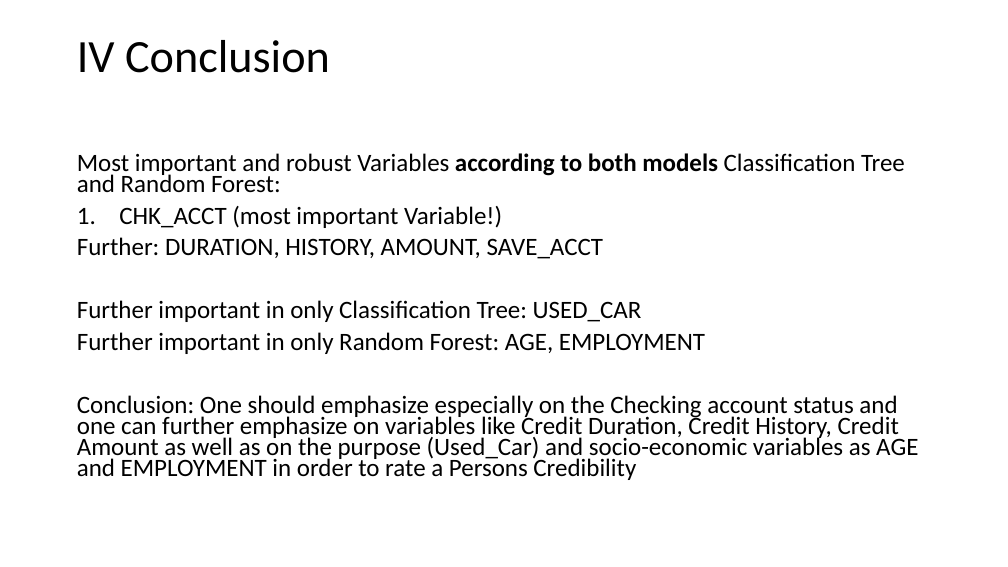
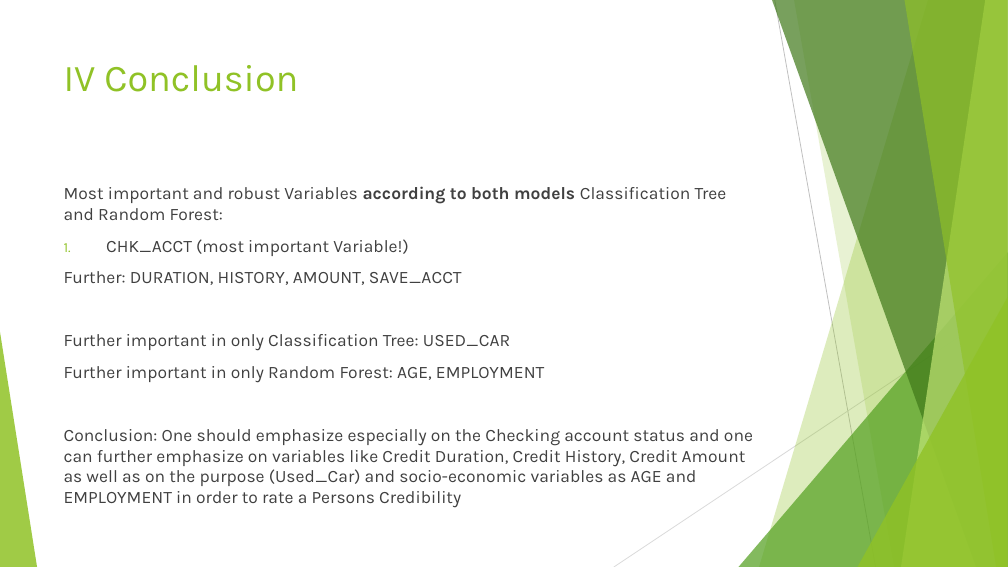
Before and after one commit to RafiKueng/Spoe_Kreditrisiko, a slide deck: slide 19 of Praesentation/Presentation.pptx (slide 14 before the commit). Drawn at 1008x567 pixels with LibreOffice and Linux fonts; fonts in the diff are those of the drawing. Boxes give left, top, right and bottom in pixels: in the first picture for what was removed or moved away, otherwise in the second. Text is boxed around its words. In the diff, an @@ line names an element or a change of style, - is before the commit and + after.

```diff
--- a/Praesentation/Presentation.pptx
+++ b/Praesentation/Presentation.pptx
@@ title "IV Conclusion": place and size @@
-title "IV Conclusion" at [77,40,330,73]
+title "IV Conclusion" at [64,65,298,92]
@@ title "IV Conclusion" at [64,65,298,92]: size 44 to 36 pt, font Calibri to Karla, text colour #000000 to #90C226; line spacing 0.9 to 1; vertical alignment middle to top @@
@@ text "Most important and robust Variables ...": place and size @@
-text "Most important and robust Variables ..." at [77,153,918,480]
+text "Most important and robust Variables ..." at [64,186,753,508]
@@ text "Most important and robust Variables ..." at [64,186,753,508]: size 23.8 to 16.6 pt, font Calibri to Karla, text colour #000000 to #404040; line spacing 0.7 to 1 @@
@@ group added at [0,0,1008,567]: 5 freeform shapes, 3 triangles, 2 lines @@
```
Also in this commit, not shown: 13 other slides changed, 5 slides added.
